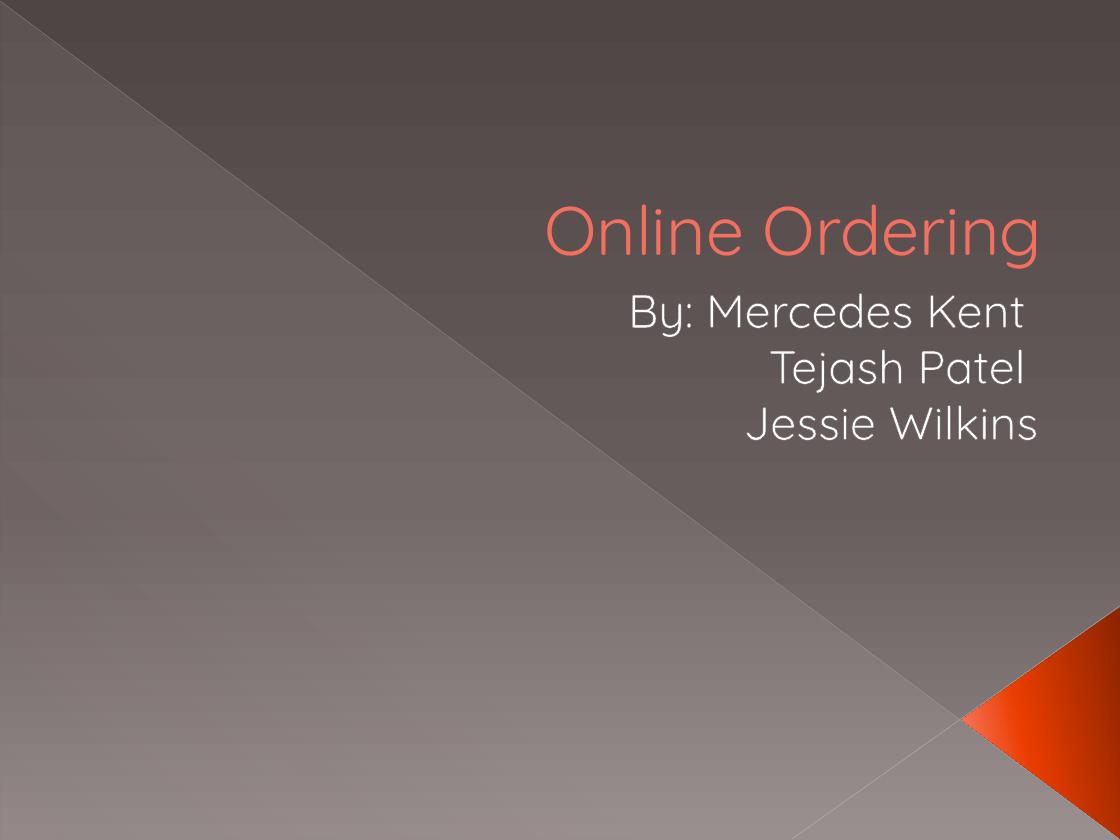
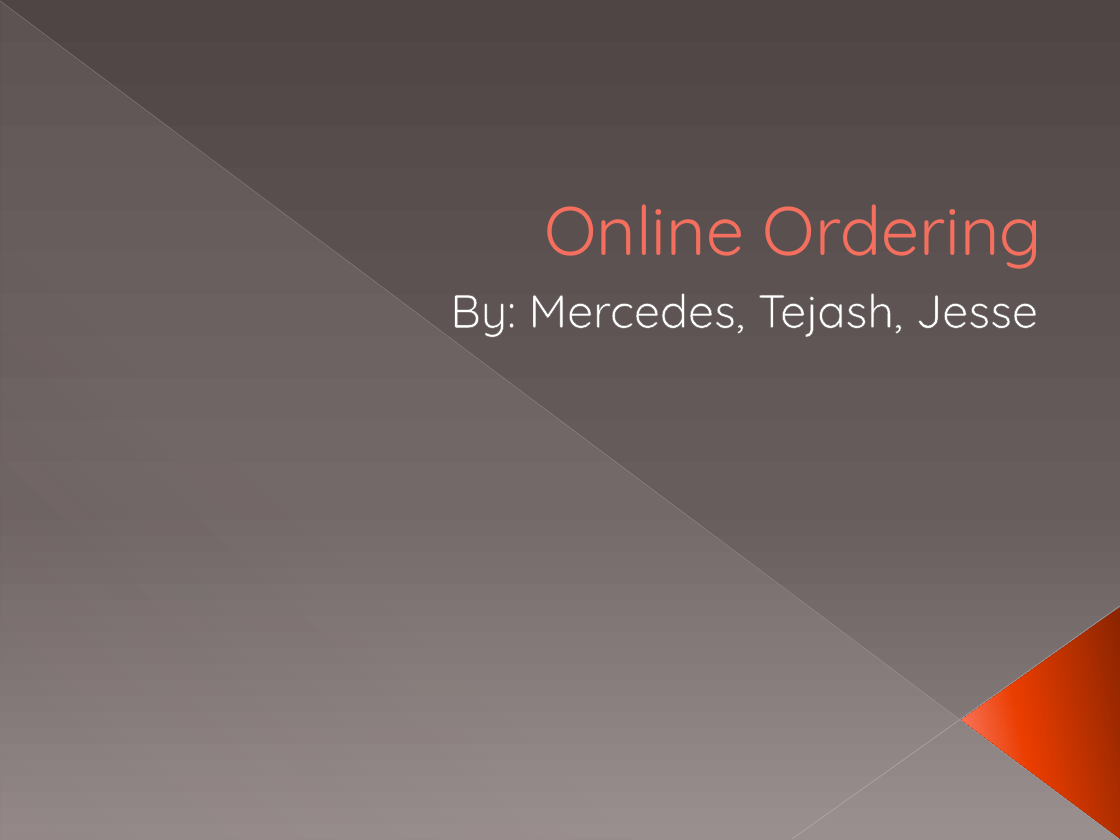
Before and after one commit to Jessie-Wilkins/CIS474TeamProject, a slide deck: slide 1 of ProjectPPT.pptx. Drawn at 1120x840 pixels with LibreOffice and Linux fonts; fonts in the diff are those of the drawing. Boxes give left, top, right and bottom in pixels: in the first picture for what was removed or moved away, otherwise in the second. Text is boxed around its words. In the diff, an @@ line names an element or a change of style, - is before the commit and + after.

Commit message:
ppt updated

```diff
--- a/ProjectPPT.pptx
+++ b/ProjectPPT.pptx
@@ subtitle at (x1=450, y1=293, x2=1038, y2=337): text changed @@
-By: Mercedes Kent
-Tejash Patel
-Jessie Wilkins
+By: Mercedes, Tejash, Jesse
```
